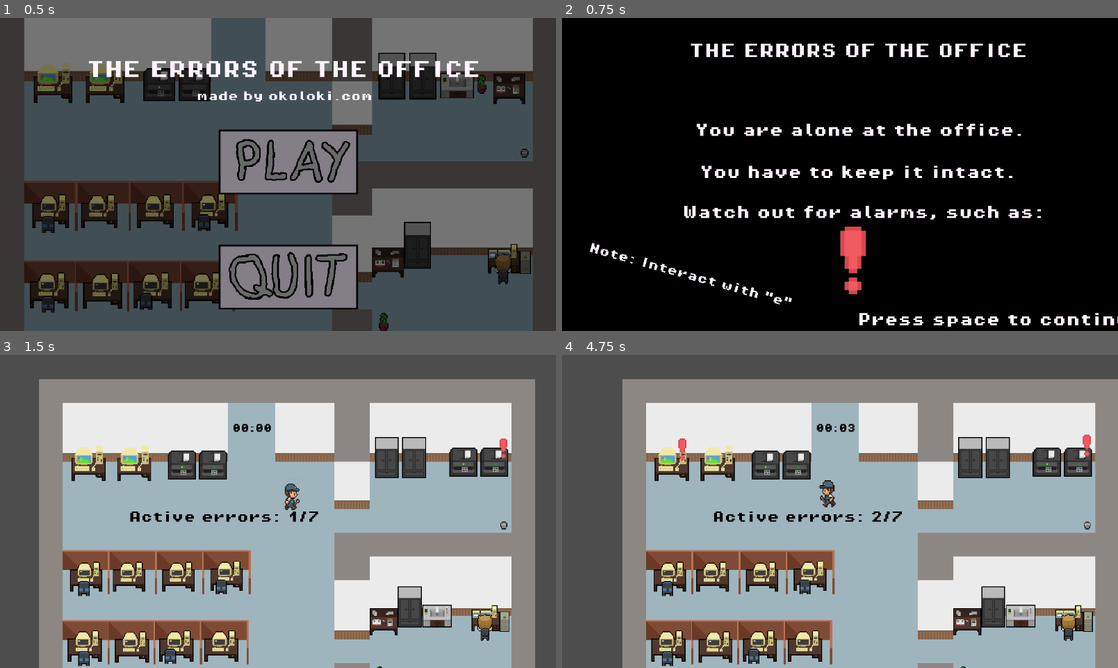
Above: before the commit, frames 1-4 (two rows, left to right).
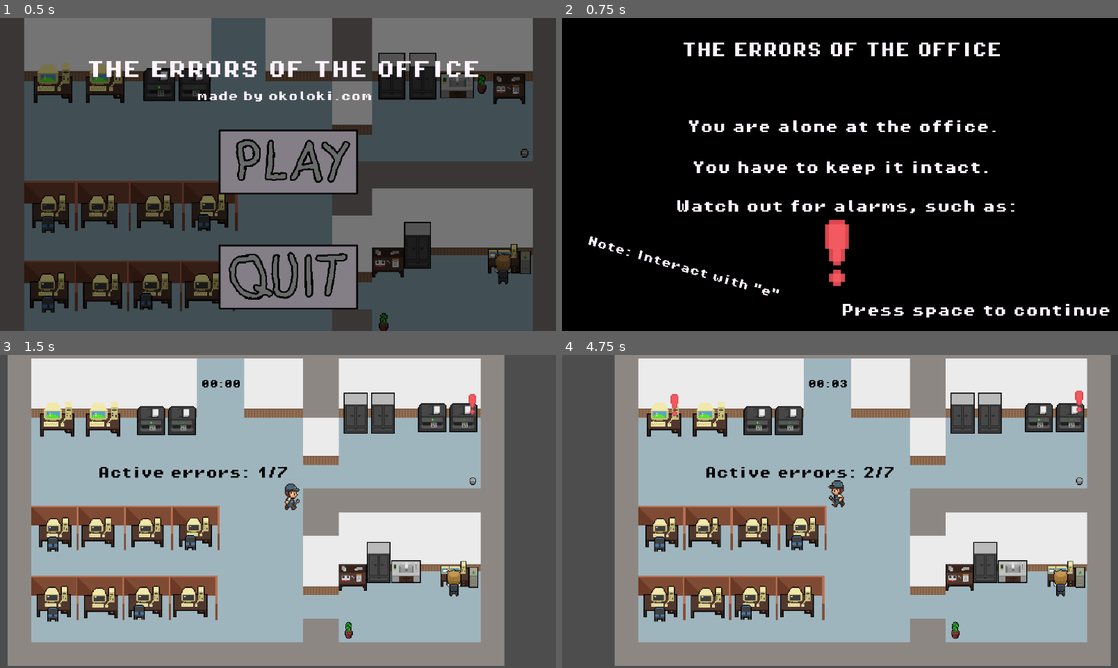
Above: after the commit, the same moments.

Repository: Lenni707/gamejam
Game: Godot game, scene res://Scenes/title_screen.tscn
The game is run twice, just before and just after one commit, with the same random seed, the same clock (stepped at 60 frames per second) and the same inputs.
Inputs (mouse positions are in pixels of both pictures, inside the frame that each line leads up to):
- Up to frame 1 (0.5 s): no input
- Up to frame 2 (0.75 s): click (845, 161) at 0.5 s
- Up to frame 3 (1.5 s): tap Space at 1.25 s; move the mouse to (400, 495) at 1.27 s; hold D (right) from 1.28 s (still down); hold Enter (ui_accept) from 1.28 s (still down); click (400, 495) at 1.42 s
- Up to frame 4 (4.75 s): release D (right) at 2 s; release Enter (ui_accept) at 2 s; drag from (728, 527) to (606, 577) at 2.02 s; move the mouse to (895, 442) at 2.77 s; hold D (right) 2.78-3.5 s; hold Enter (ui_accept) 2.78-3.5 s; drag from (812, 574) to (650, 577) at 3.52 s; move the mouse to (1006, 558) at 4.27 s; hold A (left) from 4.28 s (still down); hold Enter (ui_accept) from 4.28 s (still down)

Frame 1 is identical in both runs. In frame 2, 9.0% of the frame differs, in the area x 4-100%, y 7-99%; in frame 3, 75%, in the area x 1-97%, y 0-100%; in frame 4, 66%.

Commit message:
centered this shit

Diff:
--- a/Scenes/death_screen.tscn
+++ b/Scenes/death_screen.tscn
@@ -9,6 +9,7 @@
 anchors_preset = 0
 offset_right = 40.0
 offset_bottom = 40.0
+scale = Vector2(0.947714, 0.988312)
 script = ExtResource("1_rwas2")
 
 [node name="ColorRect" type="ColorRect" parent="."]
--- a/Scenes/explaining.tscn
+++ b/Scenes/explaining.tscn
@@ -9,12 +9,14 @@
 anchors_preset = 0
 offset_right = 40.0
 offset_bottom = 40.0
+scale = Vector2(0.94494, 0.969516)
 script = ExtResource("1_bn3ck")
 
 [node name="ColorRect" type="ColorRect" parent="."]
 layout_mode = 0
 offset_right = 1723.0
 offset_bottom = 660.0
+scale = Vector2(0.879853, 1.04411)
 color = Color(0, 0, 0, 1)
 
 [node name="Label" type="Label" parent="."]
--- a/Scenes/game.tscn
+++ b/Scenes/game.tscn
@@ -4450,7 +4450,7 @@
 
 [node name="player" parent="." instance=ExtResource("13_rfjv2")]
 z_index = 5
-position = Vector2(4, -61)
+position = Vector2(46, -1)
 scale = Vector2(0.471446, 0.471446)
 
 [node name="Camera2D" type="Camera2D" parent="player"]
